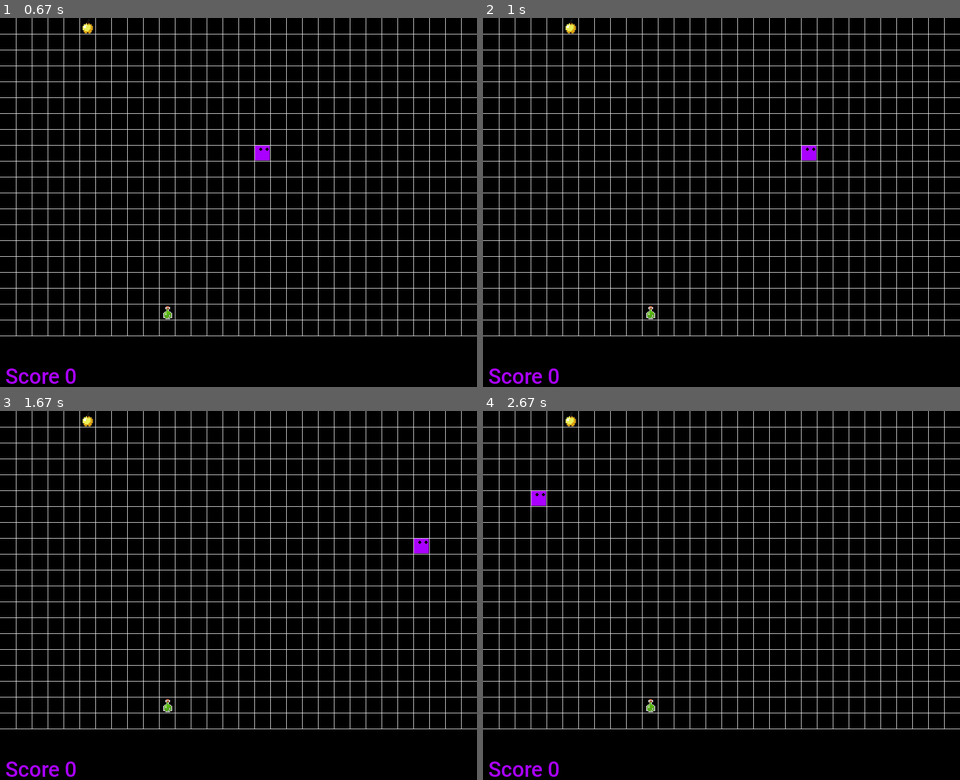
Above: before the commit, frames 1-4 (two rows, left to right).
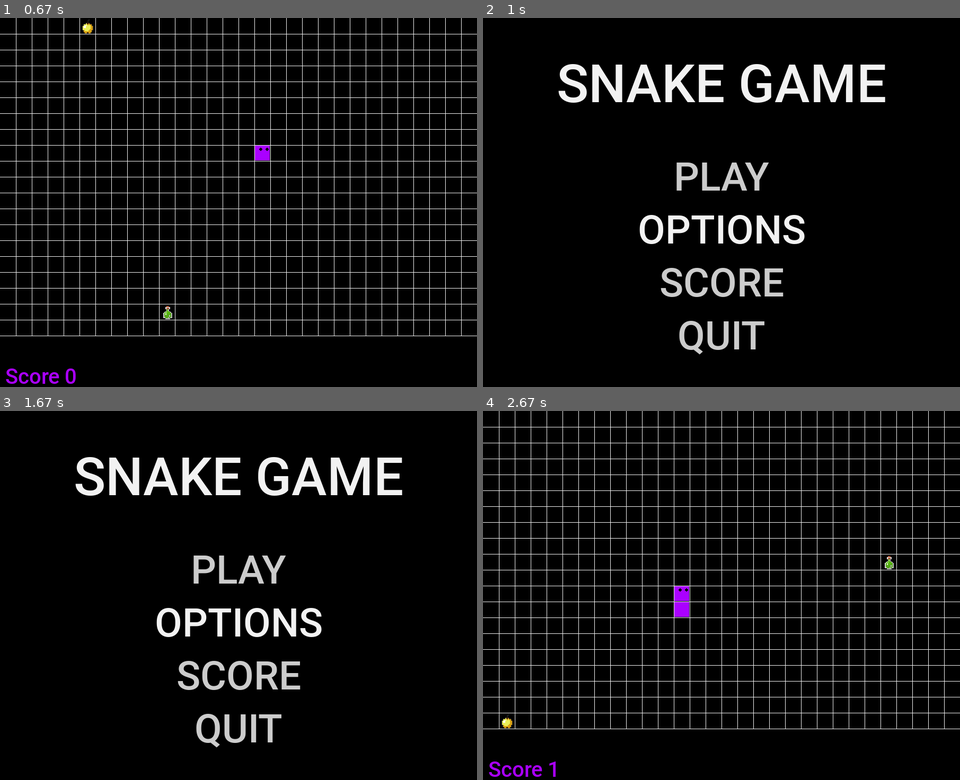
Above: after the commit, the same moments.

Repository: Kristofers-Solo/School
Game: pygame game, started from pygame/snake/source/snake.py
Same seed, same stepped clock (60 frames per second), same inputs: the game is played once before the commit and once after it.
Inputs (mouse positions are in pixels of both pictures, inside the frame that each line leads up to):
- Up to frame 1 (0.67 s): click "PLAY" at 0.38 s
- Up to frame 2 (1 s): hold Esc from 0.67 s (still down); hold Right from 0.67 s (still down); move the mouse to (702, 220) at 0.7 s
- Up to frame 3 (1.67 s): release Esc at 1.13 s; release Right at 1.13 s; click (243, 621) at 1.22 s; hold Esc from 1.5 s (still down)
- Up to frame 4 (2.67 s): release Esc at 1.97 s; click (721, 569) at 2.05 s, where only the run after the commit has a clickable "PLAY"; tap W at 2.33 s

Frame 1 is identical in both runs. In frame 2, 12% of the frame differs, in the area x 0-100%, y 0-100%; in frame 3, 12%; in frame 4, 0.6%.

Commit message:
fix global variables

Diff:
--- a/pygame/snake/source/assets/scripts/classes.py
+++ b/pygame/snake/source/assets/scripts/classes.py
@@ -90,9 +90,9 @@
 				if index == len(self.body) - 1:
 					self.turns.pop(head_pos)
 			else:
-				from assets.scripts.menu import walls
+				from globals import walls
+				from snake import end_screen
 				if walls:  # end game if goes into the wall
-					from snake import end_screen
 					head.move(head.direction)
 					if head.direction[0] == -1 and head.pos[0] < 0:  # left to right
 						end_screen()
--- a/pygame/snake/source/assets/scripts/menu.py
+++ b/pygame/snake/source/assets/scripts/menu.py
@@ -73,6 +73,9 @@
 		for event in pygame.event.get():
 			if event.type == pygame.QUIT:
 				quit()
+			if event.type == pygame.KEYDOWN:
+				if event.key == pygame.K_ESCAPE:
+					main_menu()
 			if event.type == pygame.MOUSEBUTTONDOWN and event.button == 1:
 				if speed_button.check_input(mouse_pos):
 					change_speed()
@@ -101,6 +104,9 @@
 		for event in pygame.event.get():
 			if event.type == pygame.QUIT:
 				quit()
+			if event.type == pygame.KEYDOWN:
+				if event.key == pygame.K_ESCAPE:
+					main_menu()
 			if event.type == pygame.MOUSEBUTTONDOWN and event.button == 1:
 				if back_button.check_input(mouse_pos):
 					main_menu()
--- a/pygame/snake/source/snake.py
+++ b/pygame/snake/source/snake.py
@@ -47,6 +47,7 @@
 
 
 def main() -> None:
+	snakes.clear()
 	from globals import fps, multiplayer, walls
 	pygame.display.set_caption("Snake")
 
@@ -83,6 +84,9 @@
 		for event in pygame.event.get():
 			if event.type == pygame.QUIT:
 				quit()
+			if event.type == pygame.KEYDOWN:
+				if event.key == pygame.K_ESCAPE:
+					end_screen()
 
 		for snake in snakes:
 			snake.move()
